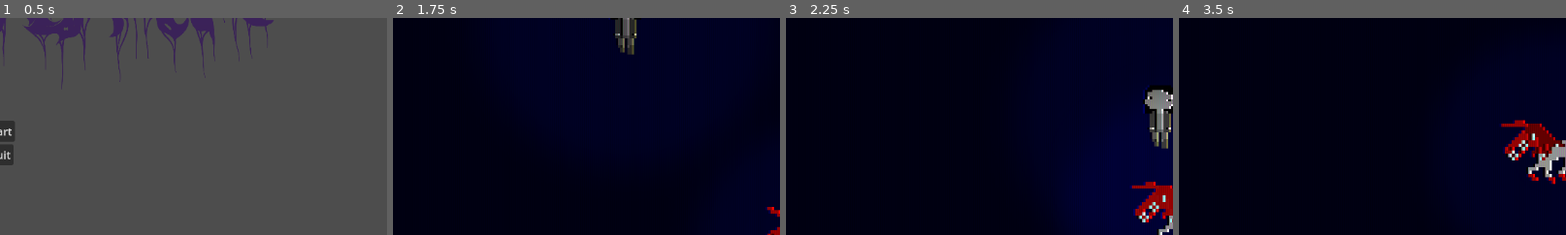
Above: before the commit, frames 1-4 (left to right).
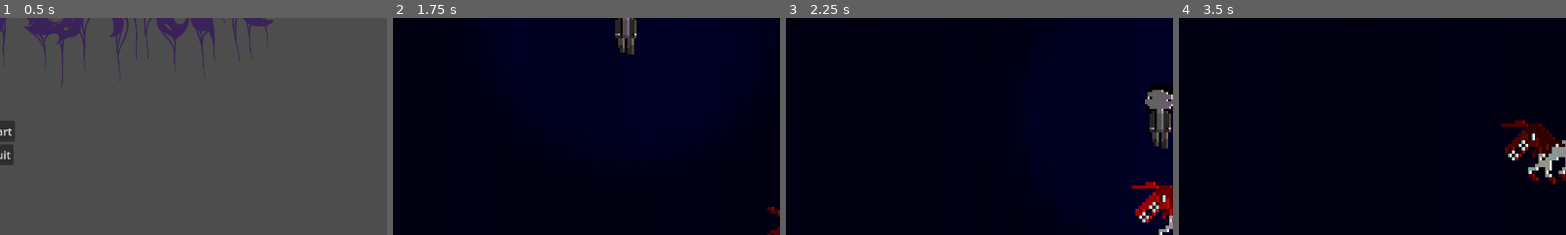
Above: after the commit, the same moments.

Repository: kbg2201/BUD-Team
Game: Godot game, scene res://Scenes/title_screen.tscn
The game is run twice, just before and just after one commit, with the same random seed, the same clock (stepped at 60 frames per second) and the same inputs.
Inputs:
- Up to frame 1 (0.5 s): no input
- Up to frame 2 (1.75 s): click "Start" at 0.5 s; tap Enter at 1.25 s; hold D (move_right) from 1.28 s (still down)
- Up to frame 3 (2.25 s): release D (move_right) at 2.03 s; hold S (move_down) from 2.03 s (still down)
- Up to frame 4 (3.5 s): release S (move_down) at 2.78 s; hold D (move_right) from 2.78 s (still down)
The pictures show only the part of the screen within x 50-100%, y 50-100%; the shares and areas given below are measured in that part.

Frame 1 is identical in both runs. In frame 2, 0.2% of the frame differs, in the area x 96-100%, y 87-100%; in frame 3, 1.4%; in frame 4, 1.8%, in the area x 82-100%, y 46-77%.

Commit message:
Removed unicorn point light
Removed unicorn point light, so that only the player glows

Diff:
--- a/bloody-unicorn/Scenes/enemy_unicorn.tscn
+++ b/bloody-unicorn/Scenes/enemy_unicorn.tscn
@@ -1,8 +1,7 @@
-[gd_scene load_steps=8 format=3 uid="uid://w8fyrwg2nbuo"]
+[gd_scene load_steps=7 format=3 uid="uid://w8fyrwg2nbuo"]
 
 [ext_resource type="Script" path="res://enemy_unicorn.gd" id="1_gdphb"]
 [ext_resource type="Texture2D" uid="uid://16tp33ww2o6q" path="res://art/Lucy_v2.png" id="2_ftjhv"]
-[ext_resource type="Texture2D" uid="uid://cdlyqaudniicf" path="res://assets/img/light.png" id="3_1glda"]
 
 [sub_resource type="AtlasTexture" id="AtlasTexture_jq8t4"]
 atlas = ExtResource("2_ftjhv")
@@ -48,9 +47,4 @@
 [node name="NavigationAgent2D" type="NavigationAgent2D" parent="."]
 debug_enabled = true
 
-[node name="PointLight2D" type="PointLight2D" parent="."]
-shadow_enabled = true
-texture = ExtResource("3_1glda")
-texture_scale = 1.95
-
 [connection signal="timeout" from="Timer" to="." method="_on_timer_timeout"]
